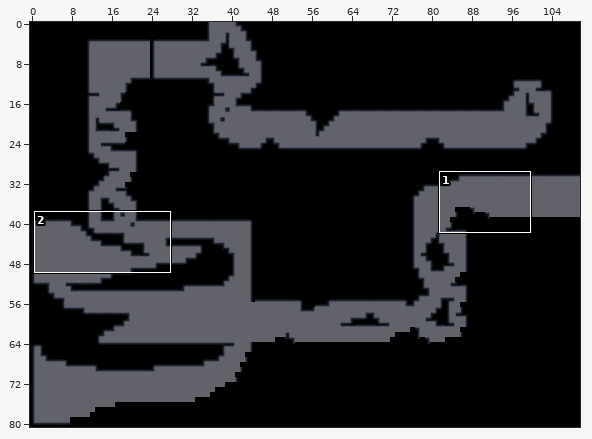
A Tiled map gets an edit: assets/maps/MapLvl1ZonaBaja.tmx. The first picture is a wide view before the edit; the outline marks the close-up.
Close-up. Before the edit:
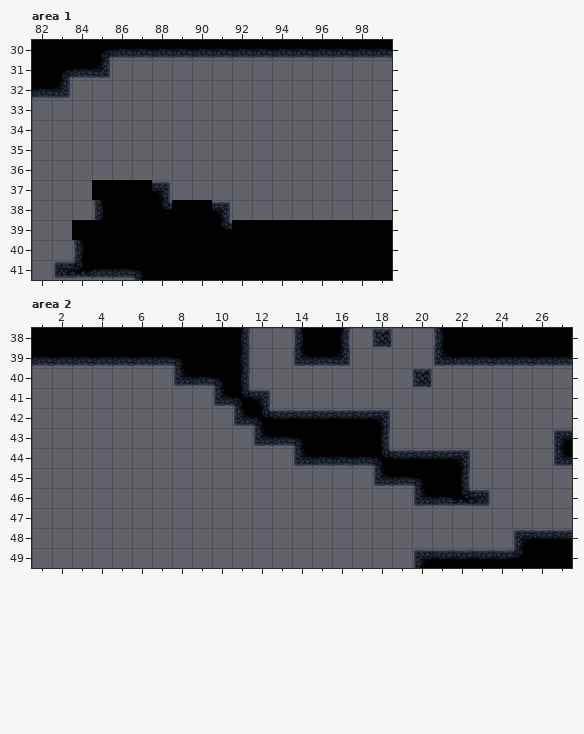
Cells are 64x64 px. Shown: area 1 x 82..99, y 30..41; area 2 x 1..27, y 38..49. The commit also changed other parts of the map, which this record leaves out.
After:
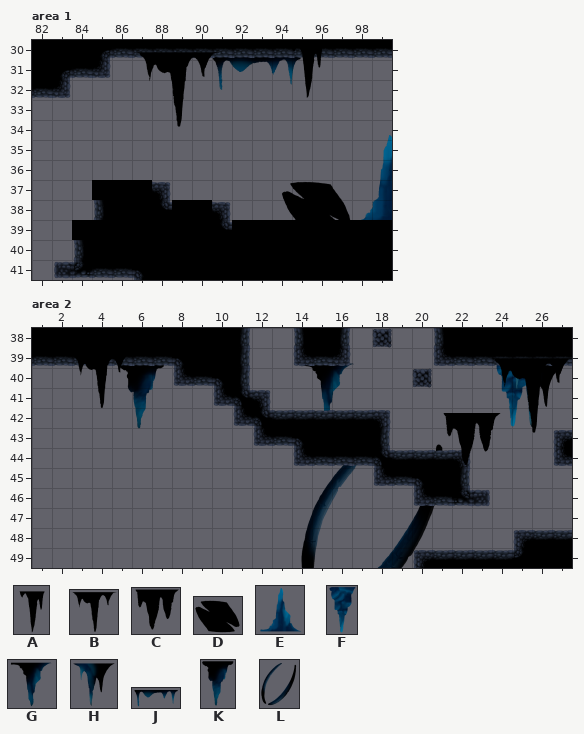
Key: from "Back": A 4 flipped left-right "Asset 2 back", B 7 "Asset 5 back", C 11 flipped up-down "Asset 9 back", D 26 flipped left-right "Asset 24 back"; from "Fore": E 1 flipped up-down "Asset 1 for", F 11 flipped up-down "Asset 11 for"; from "Middle": G 3 "Asset 1 mid", H 5 "Asset 3 mid", J 6 "Asset 4 mid", K 12 flipped up-down "Asset 10 mid", L 17 "Asset 15 mid".
Objects are placed by their top-left corner, in cells (3,4 is the top-left corner of cell 3,4); size is 1x1 cell unless given.
The edit:
--- layer "Background" (added), area 1
+E "Asset 1 for" at 97.3,34.5 size 4.9x5
--- layer "Middleground" (added), area 1
+J "Asset 4 mid" at 90.8,30.7 size 4.8x2
--- layer "Foreground" (added), area 1
+A "Asset 2 back" at 94.6,29.8 size 2.4x3.2
+B "Asset 5 back" at 87,30.4 size 4.5x4.1
+D "Asset 24 back" at 94.4,36.8 size 3.7x2.9
--- layer "Background" (added), area 2
+F "Asset 11 for" at 23.9,39.3 size 2.3x3.8
--- layer "Middleground" (added), area 2
+G "Asset 1 mid" at 14.3,39.6 size 3.2x3.2
+H "Asset 3 mid" at 24.5,39.6 size 3.4x3.5
+K "Asset 10 mid" at 5.3,39.7 size 2.5x3.6
+L "Asset 15 mid" at 14.2,42.9 size 7.9x9.8
--- layer "Foreground" (added), area 2
+B "Asset 5 back" at 2.8,39.2 size 3.2x3
+B "Asset 5 back" at 23.7,39.3 size 4.5x4.1
+C "Asset 9 back" at 21.4,42.2 size 3.1x3
Pixel boxes of the changes (left, top, right, bottom) in both close-ups:
added: (137, 48, 322, 127)
added: (282, 135, 392, 220)
added: (74, 356, 164, 429)
added: (301, 358, 572, 568)
